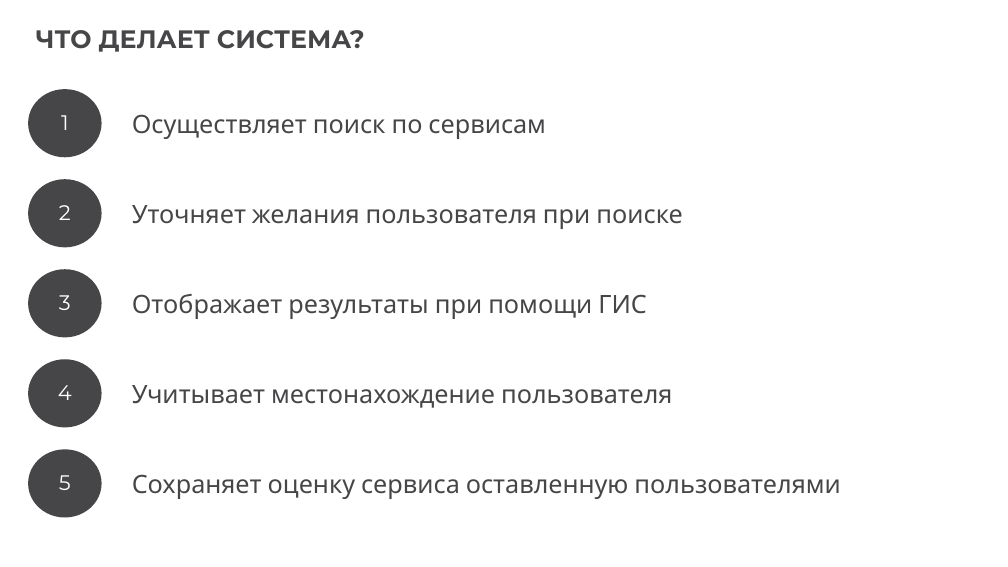
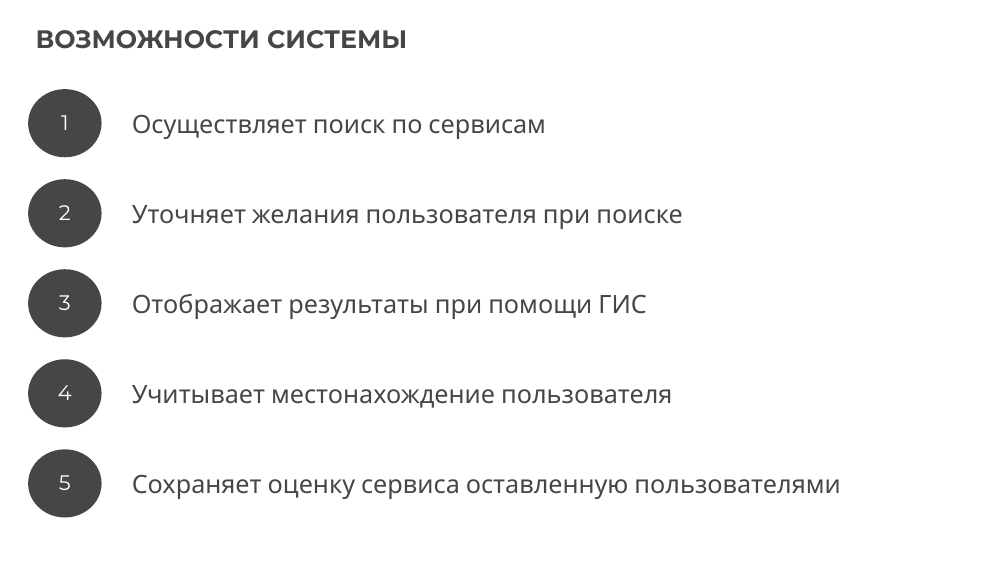
Before and after one commit to fantasticFourKh/emelyaDiplom, a slide deck: slide 4 of presentation/презентаха.pptx. Drawn at 1008x567 pixels with LibreOffice and Linux fonts; fonts in the diff are those of the drawing. Boxes give left, top, right and bottom in pixels: in the first picture for what was removed or moved away, otherwise in the second. Text is boxed around its words. In the diff, an @@ line names an element or a change of style, - is before the commit and + after.

```diff
--- a/presentation/презентаха.pptx
+++ b/presentation/презентаха.pptx
@@ text at (36, 30, 407, 49): text changed @@
-ЧТО ДЕЛАЕТ СИСТЕМА?
+ВОЗМОЖНОСТИ СИСТЕМЫ
```
Also in this commit, not shown: 2 other slides changed.
